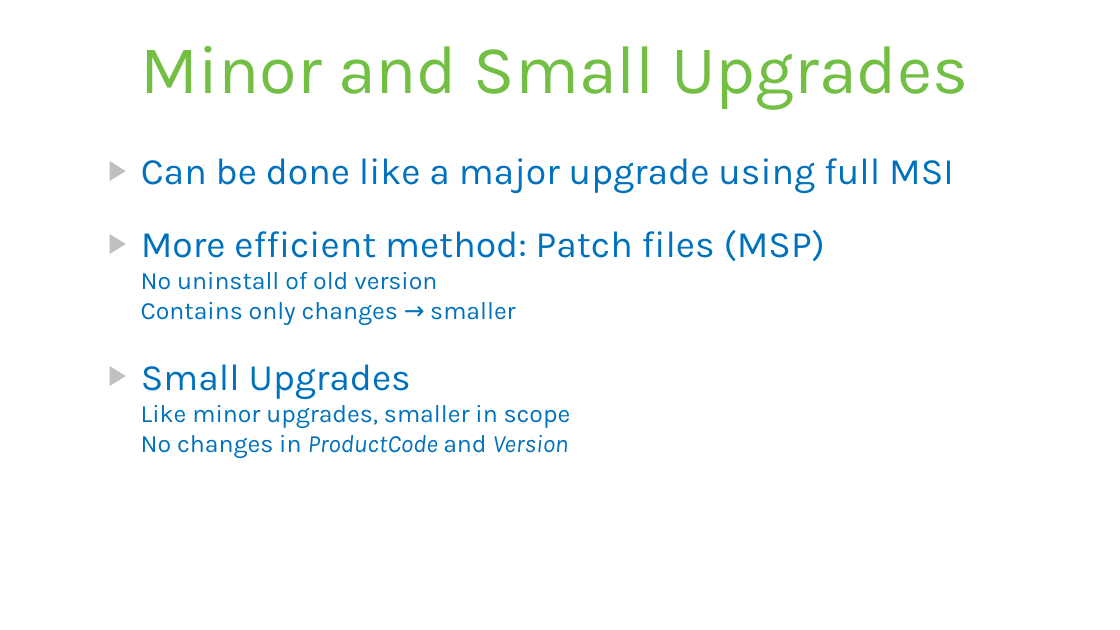
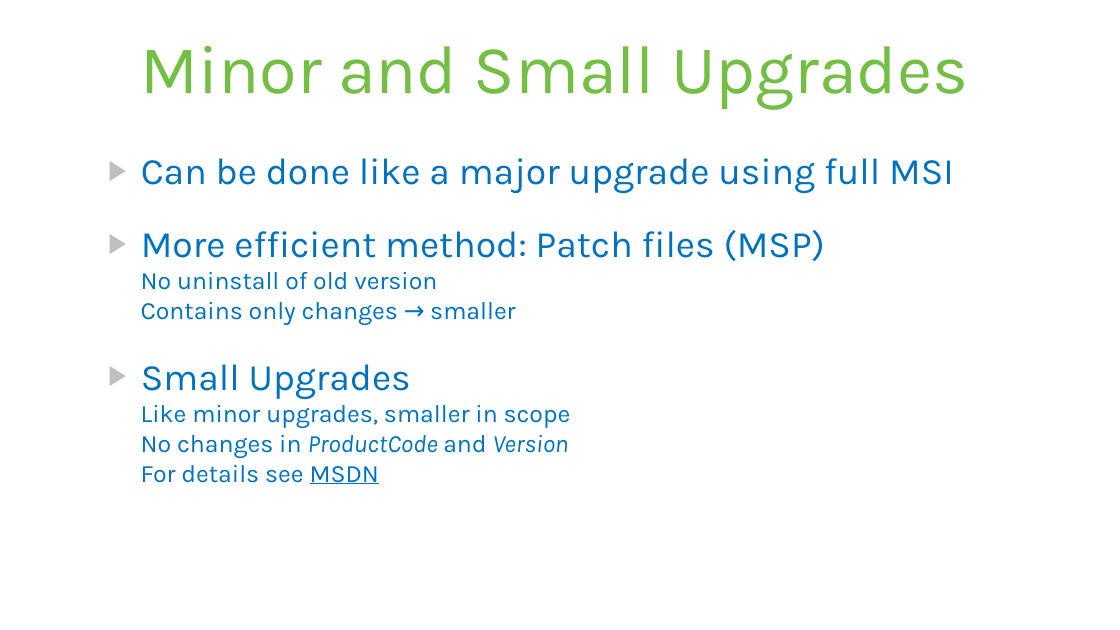
Before and after one commit to rstropek/Samples, a slide deck: slide 90 of WiXSamples/Slides/WiX - Installer Framework.pptx. Drawn at 1120x630 pixels with LibreOffice and Linux fonts; fonts in the diff are those of the drawing. Boxes give left, top, right and bottom in pixels: in the first picture for what was removed or moved away, otherwise in the second. Text is boxed around its words. In the diff, an @@ line names an element or a change of style, - is before the commit and + after.

```diff
--- a/WiXSamples/Slides/WiX - Installer Framework.pptx
+++ b/WiXSamples/Slides/WiX - Installer Framework.pptx
@@ text at (141, 465, 379, 484): paragraph added @@
+  For details see MSDN
```
Also in this commit, not shown: 1 other slide changed, 5 slides added, 9 other files.
